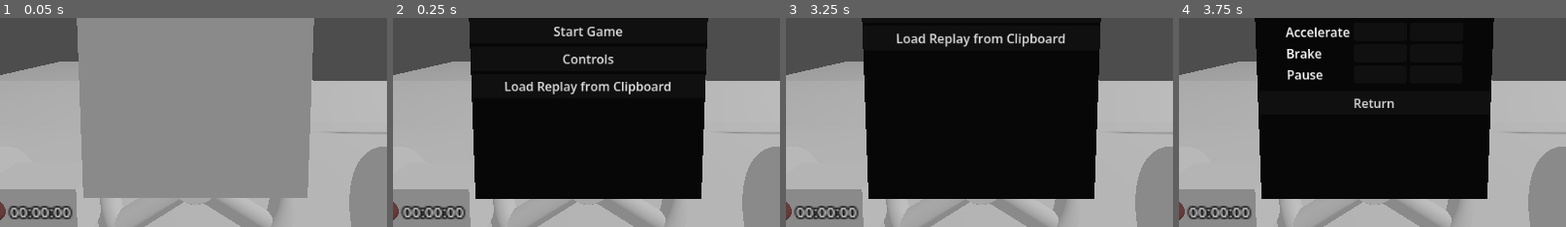
Above: before the commit, frames 1-4 (left to right).
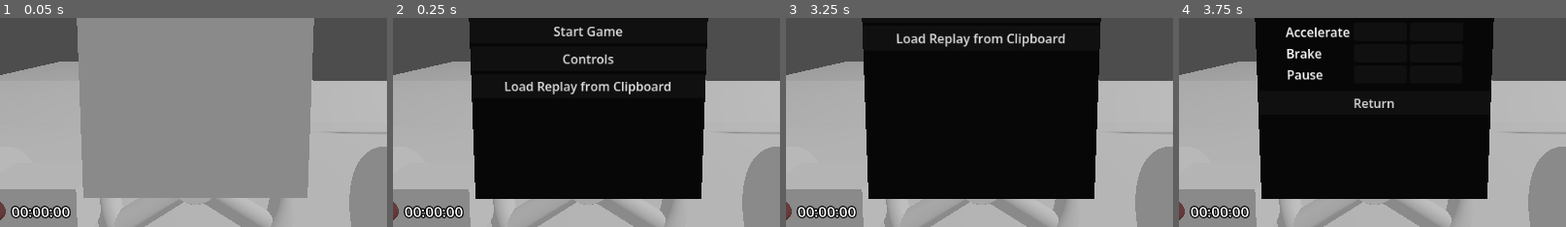
Above: after the commit, the same moments.

Repository: Lievven/connections
Game: Godot game, scene res://test_scene.tscn
Same seed, same stepped clock (60 frames per second), same inputs: the game is played once before the commit and once after it.
Inputs (mouse positions are % of the whole screen's width and height, from its top left):
- Up to frame 1 (0.05 s): no input
- Up to frame 2 (0.25 s): no input
- Up to frame 3 (3.25 s): tap Enter at 0.5, 2 s; move the mouse to (72, 43) at 0.52 s; hold Right 0.53-1.28 s; hold Ctrl (break) 0.53-1.28 s; click (72, 43) at 0.67 s; tap Space (accelerate) at 1.25, 2.75 s; move the mouse to (30, 53) at 1.27 s; hold Down (ui_down) 1.28-2.03 s; tap Ctrl (break) at 1.35, 2.85 s; move the mouse to (60, 25) at 2.02 s; hold Right 2.03-2.78 s; hold Ctrl (break) 2.03-2.78 s; move the mouse to (45, 69) at 2.77 s; hold Space (accelerate) from 2.78 s (still down); click (45, 69) at 2.92 s
- Up to frame 4 (3.75 s): move the mouse to (80, 64) at 3.52 s; release Space (accelerate) at 3.53 s; hold Left from 3.53 s (still down); hold Ctrl (break) from 3.53 s (still down)
The pictures show only the part of the screen within x 25-75%, y 34-84%; the shares and areas given below are measured in that part.

The runs differ from the first frame. In frame 1, 0.9% of the frame differs, in the area x 2-19%, y 89-97%; in frame 2, 0.9%; in frame 3, 0.9%; in frame 4, 0.9%.

Commit message:
Increased time display resolution

Diff:
--- a/vehicles/radio_interface.tscn
+++ b/vehicles/radio_interface.tscn
@@ -91,9 +91,10 @@
 
 [node name="Label3D" type="Label3D" parent="." unique_id=1647195583]
 transform = Transform3D(-4.371139e-08, 0, 1, 0, 1, 0, -1, 0, -4.371139e-08, 0.10318936, 0.033053853, -0.044586748)
+pixel_size = 0.0018
 text = "00:00:00"
-font_size = 9
-outline_size = 4
+font_size = 24
+outline_size = 8
 script = SubResource("GDScript_gftep")
 
 [connection signal="input_event" from="Volume" to="." method="_on_volume_input_event"]
